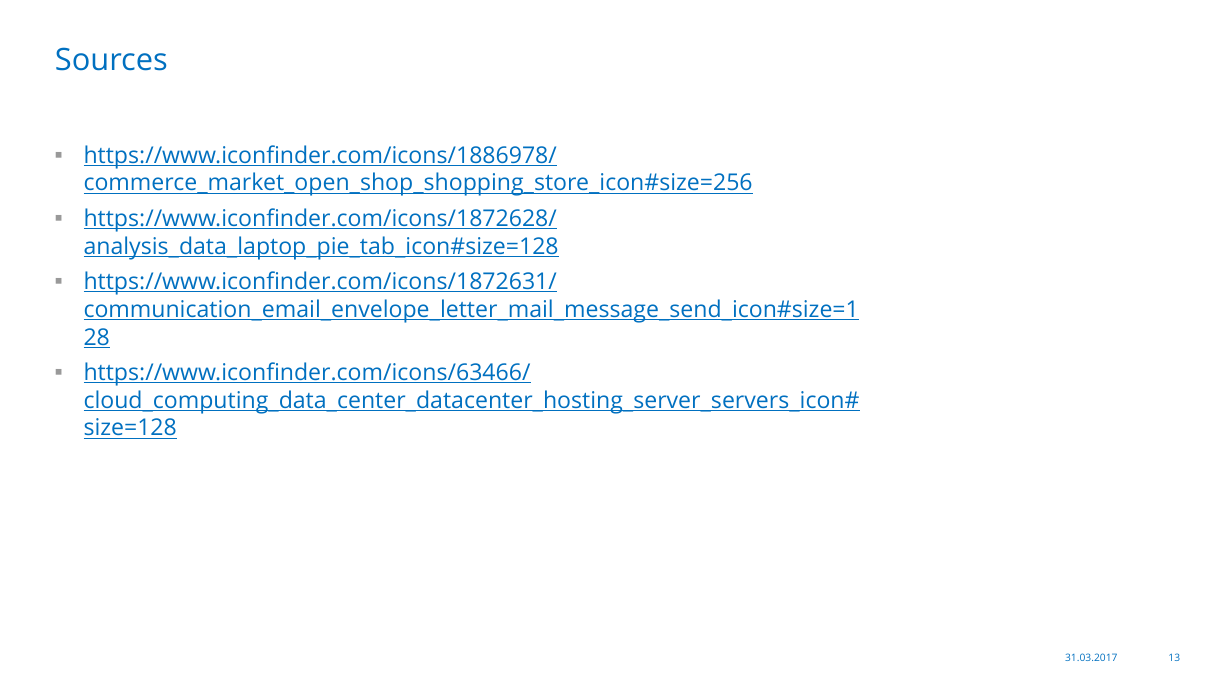
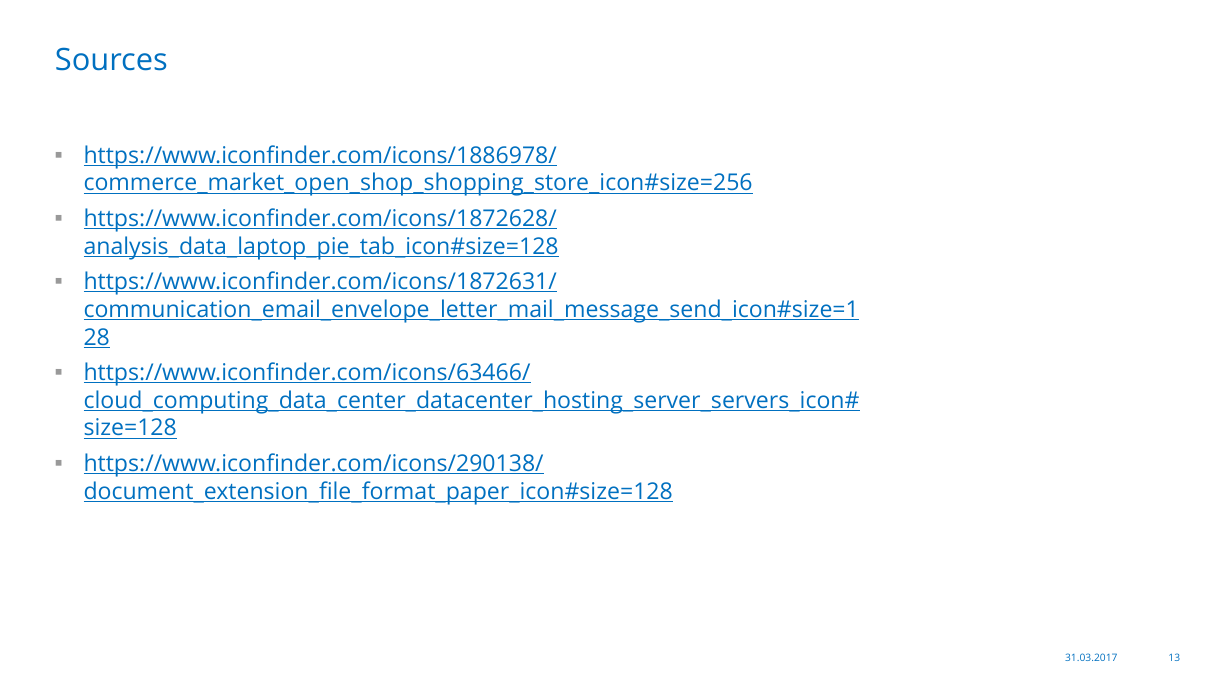
Before and after one commit to Skamandros/jug-saxony-workshop, a slide deck: slide 13 of src/slides/resources/2017-03-31-JUG-Saxony-Workshop-de.pptx. Drawn at 1232x693 pixels with LibreOffice and Linux fonts; fonts in the diff are those of the drawing; background and template pictures are left out. Boxes give left, top, right and bottom in pixels: in the first picture for what was removed or moved away, otherwise in the second. Text is boxed around its words. In the diff, an @@ line names an element or a change of style, - is before the commit and + after.

```diff
--- a/src/slides/resources/2017-03-31-JUG-Saxony-Workshop-de.pptx
+++ b/src/slides/resources/2017-03-31-JUG-Saxony-Workshop-de.pptx
@@ text at bbox=[84, 453, 673, 504]: paragraph added @@
+▪ https://www.iconfinder.com/icons/290138/document_extension_file_format_paper_icon#size=128
```
Also in this commit, not shown: 1 other slide changed.
